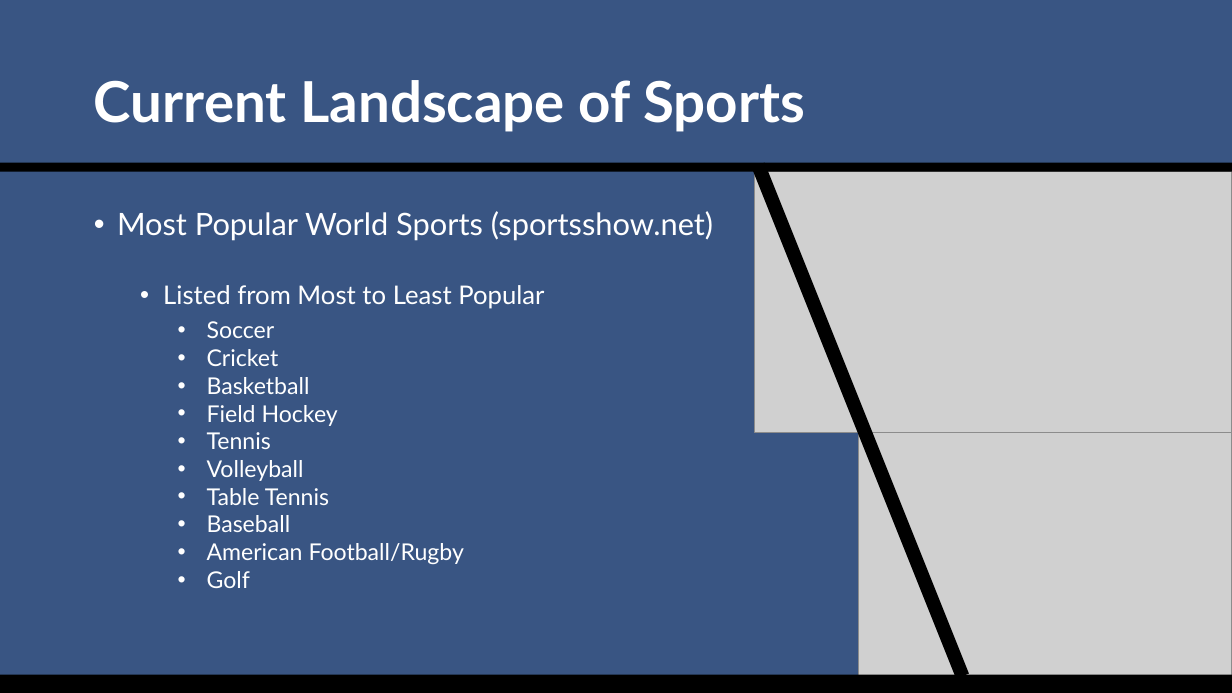
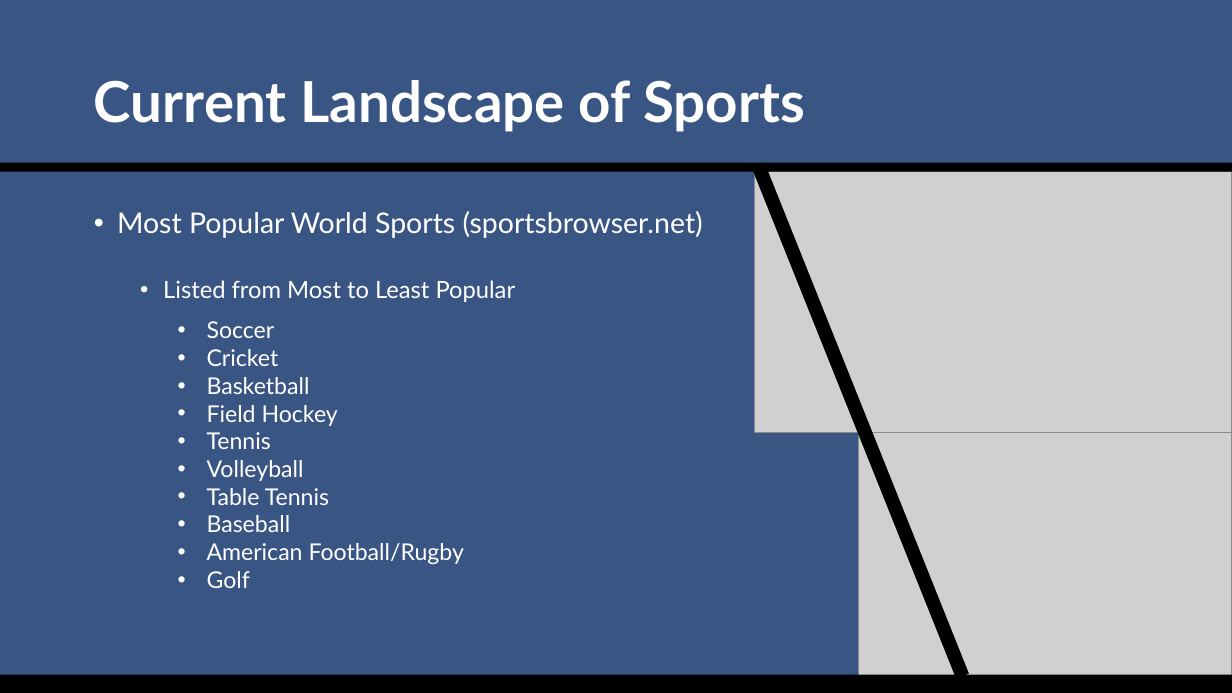
Before and after one commit to SuperMarioGiacomazzo/STOR538_WEBSITE, a slide deck: slide 10 of Slides/Sports Analytics 1/Sports_Analytics_1_Lecture.pptx. Drawn at 1232x693 pixels with LibreOffice and Linux fonts; fonts in the diff are those of the drawing; grey boxes stand for pictures. Boxes give left, top, right and bottom in pixels: in the first picture for what was removed or moved away, otherwise in the second. Text is boxed around its words. In the diff, an @@ line names an element or a change of style, - is before the commit and + after.

```diff
--- a/Slides/Sports Analytics 1/Sports_Analytics_1_Lecture.pptx
+++ b/Slides/Sports Analytics 1/Sports_Analytics_1_Lecture.pptx
@@ text at (117, 211, 703, 238): text changed; size 24 to 22.2 pt @@
-• Most Popular World Sports (sportsshow.net)
+• Most Popular World Sports (sportsbrowser.net)
@@ text at (163, 280, 516, 302): size 20 to 18.5 pt in "Listed from Most to Least Popular" @@
```
Also in this commit, not shown: 6 other files.
